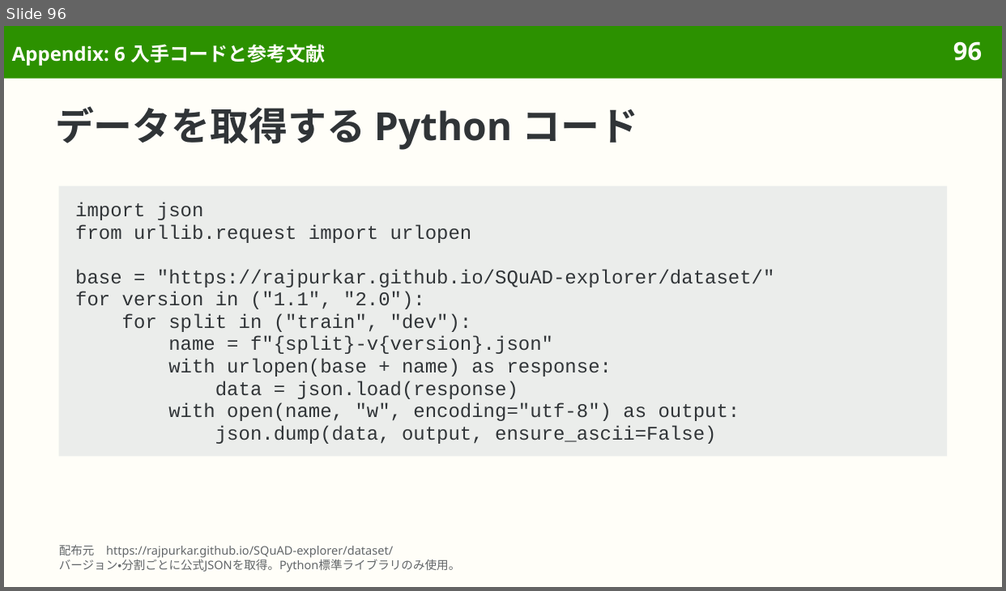
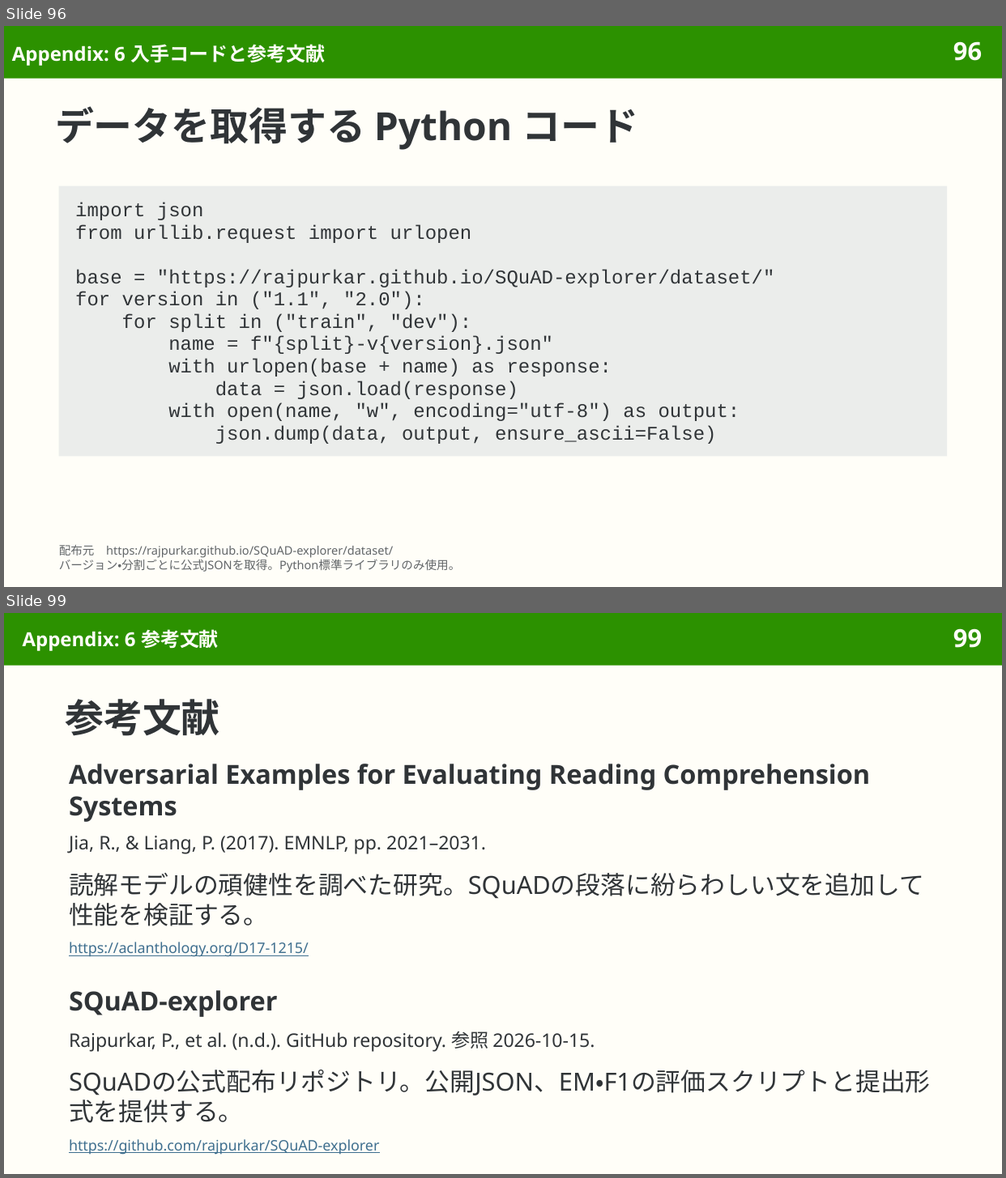
Before and after one commit to sasakiy84/datasets-in-10-minutes, a slide deck: slides/datasets-in-10-minutes-squad.pptx. Shown one above the other, each under a label of ours: slide 96 before the commit, slides 96 and 99 after it; the slides between them are not shown. The pictures are 1006x591 and 1006x1178 pixels, drawn with LibreOffice and Linux fonts; fonts in the diff are those of the drawing. Boxes give left, top, right and bottom in pixels: in the first picture for what was removed or moved away, otherwise in the second. Text is boxed around its words. In the diff, an @@ line names an element or a change of style, - is before the commit and + after.

```diff
--- a/slides/datasets-in-10-minutes-squad.pptx
+++ b/slides/datasets-in-10-minutes-squad.pptx
@@ slide 99 added at (4,613,1002,1174), background #FFFEF8; not listed: 2 template elements that a slide beside it also shows @@
@@ title added at (23,629,219,651), 14 pt, text #FFFEF8, bold @@
+Appendix: 6 参考文献
@@ title added at (65,699,219,736), 28 pt, text #303437, bold @@
+参考文献
@@ text added at (69,764,871,822), 19 pt, text #303437, bold @@
+Adversarial Examples for Evaluating Reading Comprehension Systems
@@ text added at (69,836,486,854), 13.5 pt, text #303437 @@
+Jia, R., & Liang, P. (2017). EMNLP, pp. 2021–2031.
@@ text added at (69,873,924,926), 18 pt, text #303437 @@
+読解モデルの頑健性を調べた研究。SQuADの段落に紛らわしい文を追加して性能を検証する。
@@ text added at (69,942,309,957), 10.5 pt, text #3F6F8F, underline @@
+https://aclanthology.org/D17-1215/
@@ text added at (69,990,278,1017), 19 pt, text #303437, bold @@
+SQuAD-explorer
@@ text added at (69,1031,594,1052), 13.5 pt, text #303437 @@
+Rajpurkar, P., et al. (n.d.). GitHub repository. 参照 2026-10-15.
@@ text added at (69,1070,931,1123), 18 pt, text #303437 @@
+SQuADの公式配布リポジトリ。公開JSON、EM・F1の評価スクリプトと提出形式を提供する。
@@ text added at (69,1139,379,1155), 10.5 pt, text #3F6F8F, underline @@
+https://github.com/rajpurkar/SQuAD-explorer
```
Also in this commit, not shown: 2 other slides added, 2 slides removed, 10 other files.
